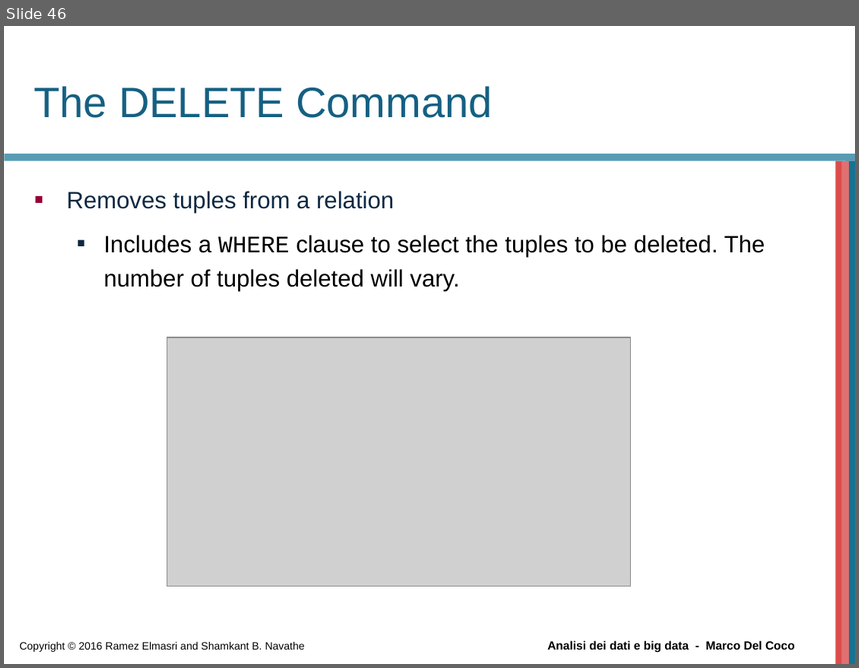
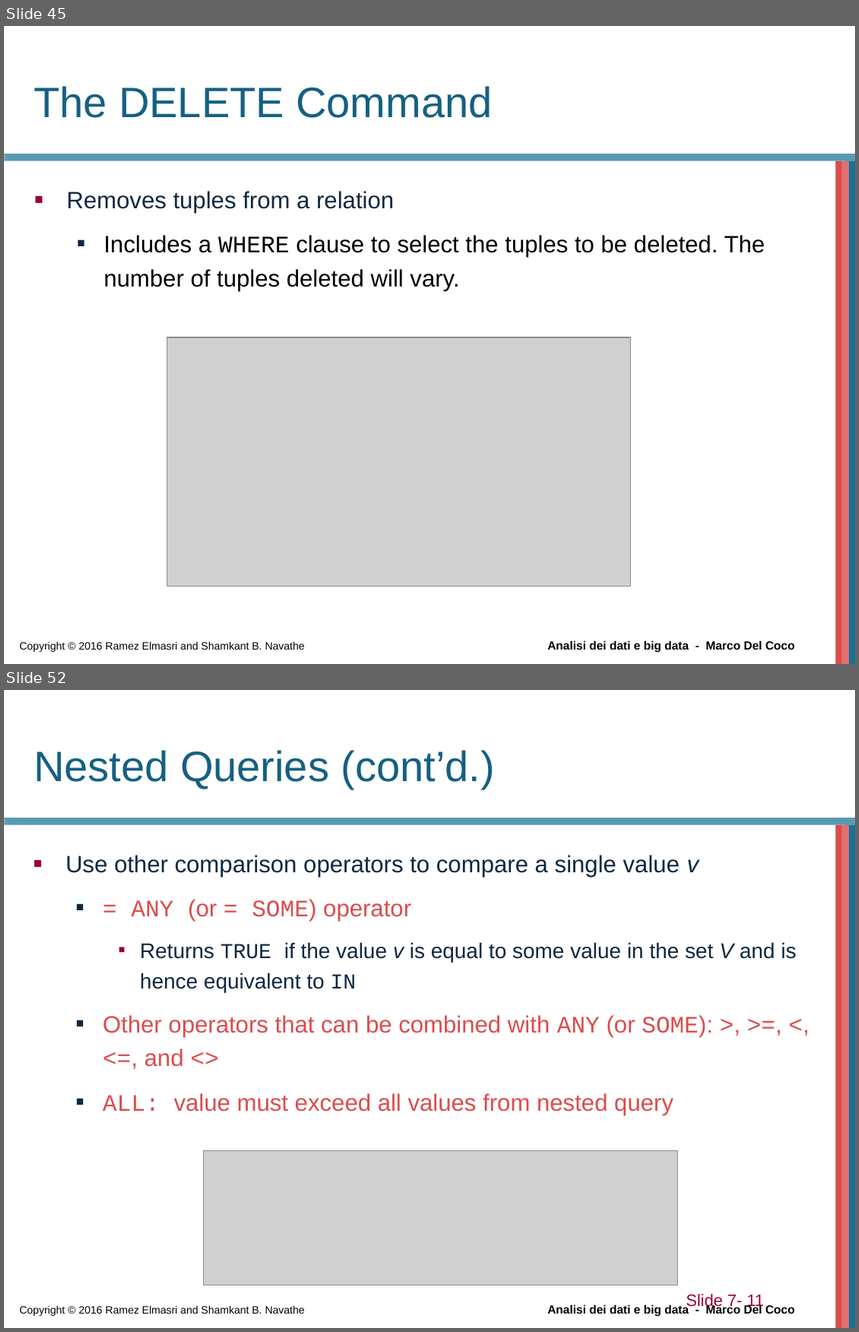
Before and after one commit to beppe2hd/AnalisiDati_BigData, a slide deck: materials/Chapter06.ppt. Shown one above the other, each under a label of ours: slide 46 before the commit, slides 45 and 52 after it; the slides between them are not shown. The pictures are 859x668 and 859x1332 pixels, drawn with LibreOffice and Linux fonts; fonts in the diff are those of the drawing; grey boxes stand for pictures; background and template pictures are left out. Boxes give left, top, right and bottom in pixels: in the first picture for what was removed or moved away, otherwise in the second. Text is boxed around its words. In the diff, an @@ line names an element or a change of style, - is before the commit and + after.

```diff
--- a/materials/Chapter06.ppt
+++ b/materials/Chapter06.ppt
@@ slide 52 added at (4, 690, 855, 1328), background #FFFFFF; not listed: 6 template elements that a slide beside it also shows @@
@@ title added at (34, 750, 495, 789), 36 pt, text #156082 @@
+Nested Queries (cont’d.)
@@ text added at (66, 855, 797, 1116), 20 pt, text #DC4C4C @@
+■ Use other comparison operators to compare a single value v
+  ■ = ANY (or = SOME) operator
+    ■ Returns TRUE if the value v is equal to some value in the set V and is hence equivalent to IN
+  ■ Other operators that can be combined with ANY (or SOME): >, >=, <, <=, and <>
+  ■ ALL: value must exceed all values from nested query
@@ picture added at (204, 1151, 678, 1286) @@
@@ text added at (686, 1294, 765, 1310), 14 pt, text #990033 @@
+Slide 7- 11
@@ what was slide 46 is now slide 45 @@
```
Also in this commit, not shown: 4 slides changed, 15 other slides added, 1 slide removed, 2 other files.
